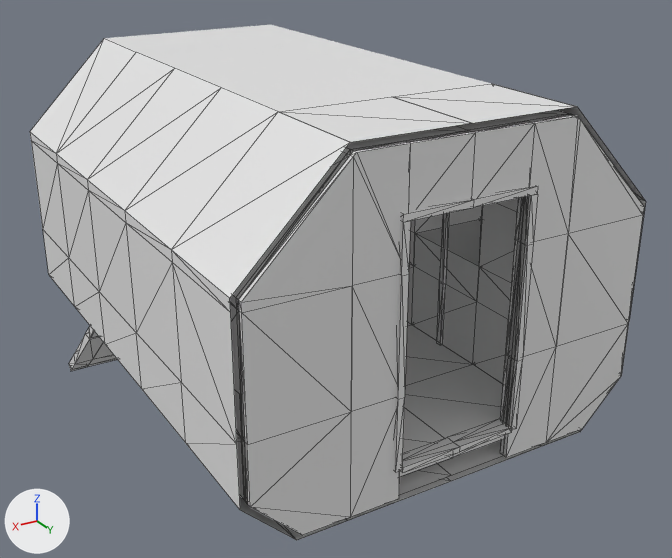
The glTF model space/src/main/resources/assets/jsspace/jsmodels/ship/small_ramp.gltf: old version first, new version second.
Rendered twice from a camera (50 mm lens) standing at (4.12, 5.01, 4.57) and looking at (-0.8, -3.18, 0.47). The axes (+X, +Y, +Z) are drawn at lower left. The lights are the same throughout. The picture after the commit comes second. Mesh edges are drawn as thin lines on the coarser meshes. Where no turn or scale is listed for an object, it has been applied to the vertices.

Names of what the first picture shows: 'c_-1_0_0', 'c_-1_2_0', 'c_-2_0_0', 'c_-2_1_0', 'c_0_0_0', 'c_0_1_0', 'c_0_2_0', 'c_1_0_0', 'c_1_1_0', 'c_1_2_0', 'c_1_2_1', 'c_1_2_2' and 26 more.
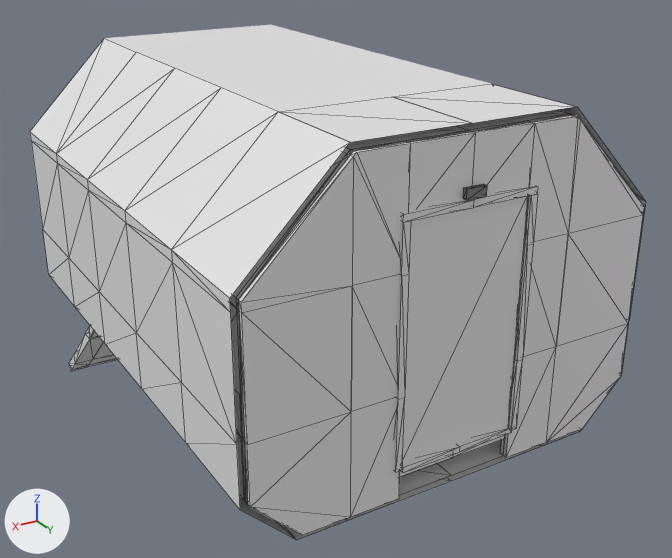
Where the change shows, as pixel boxes (x1, y1, x2, y2) in the pictures (672 x 558 px):
```json
{"object": "door_leaf", "change": "added", "after": [402, 196, 528, 464]}
{"object": "door_lamp_shut", "change": "added", "after": [463, 184, 487, 200]}
{"object": "c_-2_1_1", "change": "unchanged, covered by the edit", "before": [414, 206, 483, 302]}
{"object": "c_-2_0_1", "change": "unchanged, covered by the edit", "before": [412, 267, 477, 364]}
{"object": "c_-1_0_1", "change": "unchanged, covered by the edit", "before": [405, 283, 472, 385]}
```

Edits to the scene script, one JSON object a line:
```json
{"op": "add", "block": "me_door_lamp_shut", "code": ["me_door_lamp_shut = bpy.data.meshes.new('door_lamp_shut')", "me_door_lamp_shut.from_pydata(...)  # a box spanning x -0.09..0.09, y 0.06..0.1, z -0.04..0.04; a box spanning x -0.09..0.09, y -0.1..-0.06, z -0.04..0.04"]}
{"op": "add", "block": "me_door_leaf", "code": ["me_door_leaf = bpy.data.meshes.new('door_leaf')", "me_door_leaf.from_pydata(...)  # a box spanning x -0.55..0.55, y -0.04..0.04, z -1.02..1.02"]}
{"op": "add", "block": "ob_door_lamp_shut", "code": ["ob_door_lamp_shut = bpy.data.objects.new('door_lamp_shut', me_door_lamp_shut)", "ob_door_lamp_shut.location = (0.0, 0.0, 2.52)"]}
{"op": "add", "block": "ob_door_leaf", "code": ["ob_door_leaf = bpy.data.objects.new('door_leaf', me_door_leaf)", "ob_door_leaf.location = (0.0, 0.0, 1.38)"]}
```
